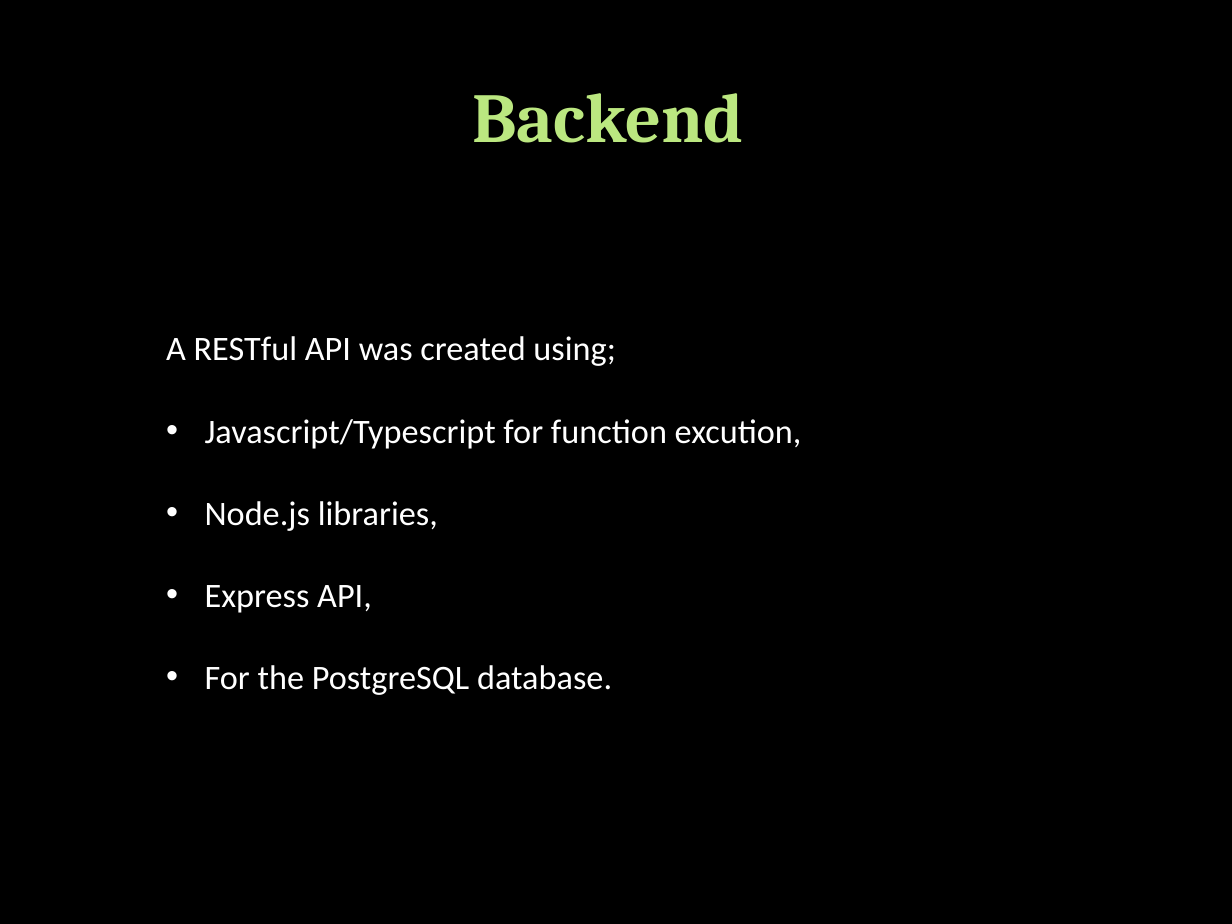
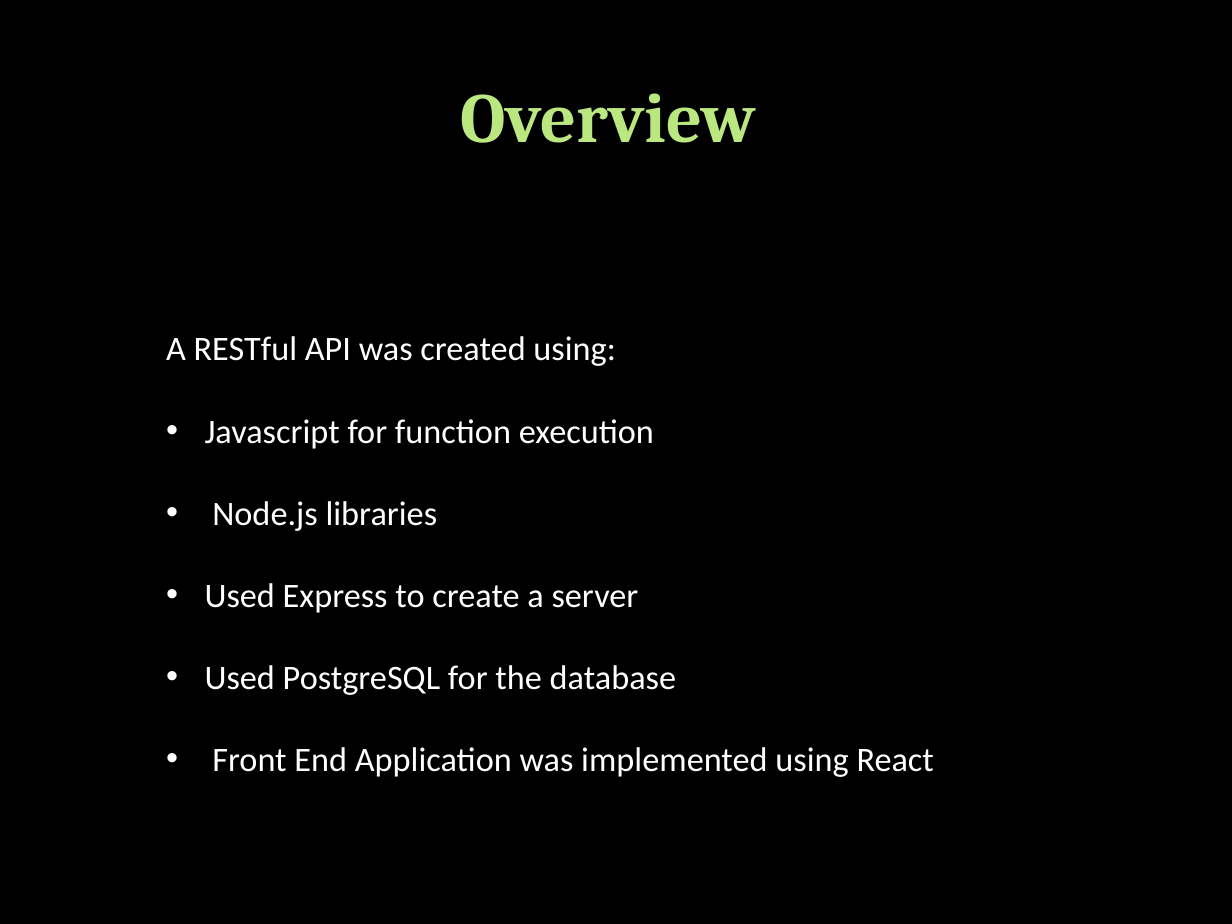
Before and after one commit to Rgutierrez0501/Project_1, a slide deck: slide 2 of Project 1.pptx. Drawn at 1232x924 pixels with LibreOffice and Linux fonts; fonts in the diff are those of the drawing; background and template pictures are left out. Boxes give left, top, right and bottom in pixels: in the first picture for what was removed or moved away, otherwise in the second. Text is boxed around its words. In the diff, an @@ line names an element or a change of style, - is before the commit and + after.

```diff
--- a/Project 1.pptx
+++ b/Project 1.pptx
@@ title at box(460, 93, 756, 143): text changed @@
-Backend
+Overview
@@ text at box(166, 336, 934, 777): text changed @@
-A RESTful API was created using;
-• Javascript/Typescript for function excution,
-• Node.js libraries,
-• Express API,
-• For the PostgreSQL database.
+A RESTful API was created using:
+• Javascript for function execution
+• Node.js libraries
+• Used Express to create a server
+• Used PostgreSQL for the database
+• Front End Application was implemented using React
```
Also in this commit, not shown: 2 other slides changed, 1 slide added, 3 slides removed.
